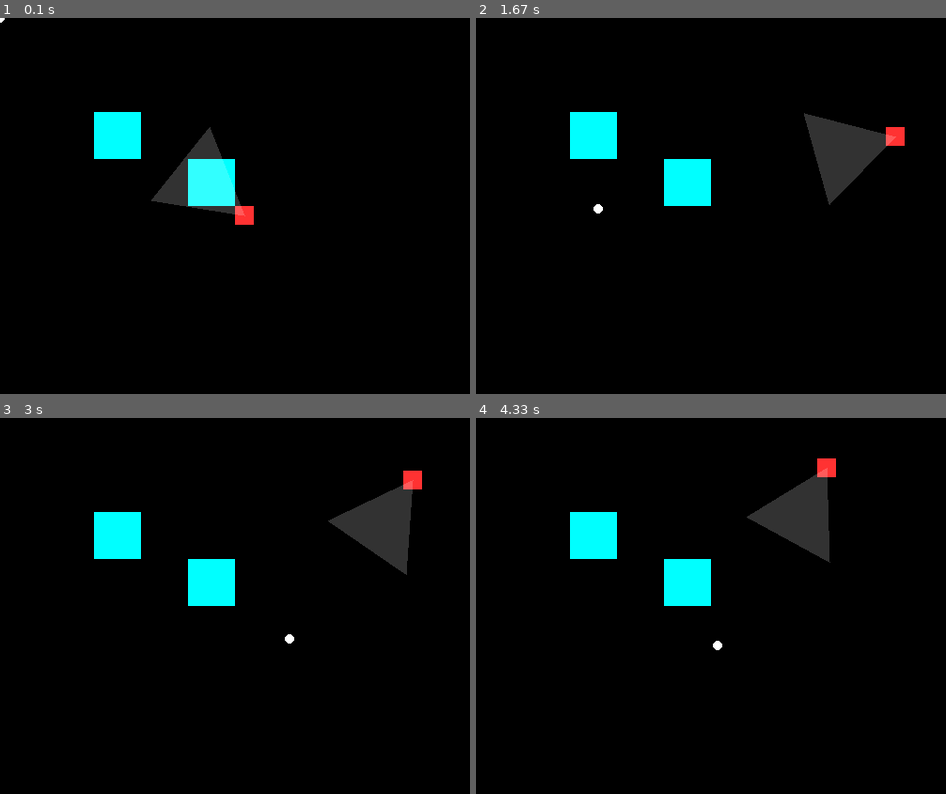
Above: before the commit, frames 1-4 (two rows, left to right).
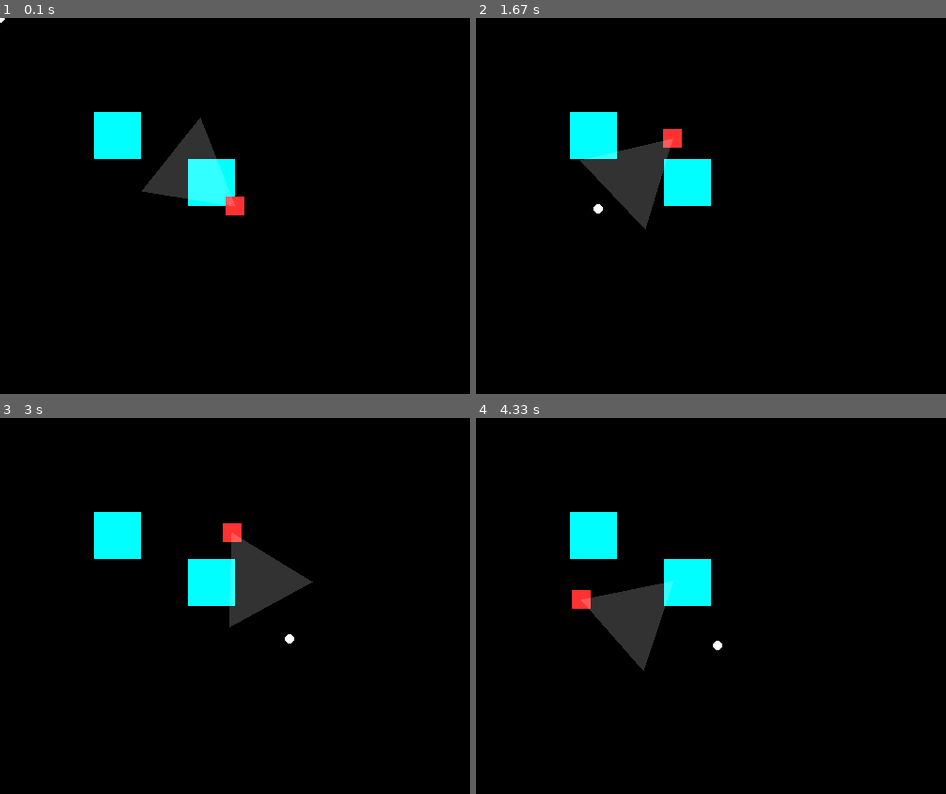
Above: after the commit, the same moments.

Repository: slalomsquid/2DShooter
Game: pygame game, started from main.py
The game is run twice, just before and just after one commit, with the same random seed, the same clock (stepped at 60 frames per second) and the same inputs.
Inputs (mouse positions are in pixels of both pictures, inside the frame that each line leads up to):
- Up to frame 1 (0.1 s): no input
- Up to frame 2 (1.67 s): hold W 0.33-0.8 s; hold Right 0.33-0.8 s; move the mouse to (692, 221) at 0.37 s; tap S at 0.83 s; hold Right 1.17-1.63 s; move the mouse to (598, 209) at 1.2 s
- Up to frame 3 (3 s): hold Up 1.67-1.97 s; move the mouse to (89, 549) at 1.7 s; hold Right 2-2.47 s; move the mouse to (305, 474) at 2.03 s; hold Left from 2.5 s (still down); move the mouse to (291, 639) at 2.53 s
- Up to frame 4 (4.33 s): release Left at 3.03 s; hold Down 3.07-3.37 s; move the mouse to (720, 478) at 3.1 s; hold Left 3.4-3.8 s; move the mouse to (598, 530) at 3.43 s; hold Up 3.83-4.2 s; move the mouse to (541, 594) at 3.87 s; hold Right from 4.23 s (still down); move the mouse to (715, 643) at 4.27 s

The runs differ from the first frame. In frame 1, 1.5% of the frame differs, in the area x 30-54%, y 26-55%; in frame 2, 4.8%, in the area x 22-92%, y 25-57%; in frame 3, 4.8%; in frame 4, 4.8%.

Commit message:
follow mouse cursor instead

Diff:
--- a/main.py
+++ b/main.py
@@ -83,13 +83,18 @@
         running = False
     if any(keys[k] for k in keybinds.up):
         # Multiply by dt to make 10 px / s
-        player.y -= player.speed * delta_time
+        # player.y -= player.speed * delta_time
+        player.x, player.y = move_at_angle(np.array([player.x, player.y]), player.rotation, player.speed * delta_time)
     if any(keys[k] for k in keybinds.down):
-        player.y += player.speed * delta_time
+        # player.y += player.speed * delta_time
+        player.x, player.y = move_at_angle(np.array([player.x, player.y]), player.rotation + 180, player.speed * delta_time)
     if any(keys[k] for k in keybinds.left):
-        player.x -= player.speed * delta_time
+        # player.x -= player.speed * delta_time
+        player.x, player.y = move_at_angle(np.array([player.x, player.y]), player.rotation - 90, player.speed * delta_time)
     if any(keys[k] for k in keybinds.right):
-        player.x += player.speed * delta_time
+        # player.x += player.speed * delta_time
+        player.x, player.y = move_at_angle(np.array([player.x, player.y]), player.rotation + 90, player.speed * delta_time)
+
 
     # Frame process logic
 
@@ -110,7 +115,7 @@
 
     # pygame.draw.polygon(screen, (255, 255, 255, 10), [(player.x + 10, player.y + 10), (player.x + 10 + view_left_dire …(219 unchanged characters)…
 
-    pygame.draw.rect(screen, player.color, (player.x, player.y, player.size_x, player.size_y))
+    pygame.draw.rect(screen, player.color, (player.x - player.size_x//2, player.y - player.size_y//2, player.size_x, player.size_y))
 
     pygame.draw.circle(screen, (255, 255, 255), mouse_pos, 5)
 
@@ -118,9 +123,9 @@
     overlay = pygame.Surface((WIDTH, HEIGHT), pygame.SRCALPHA)
 
     points = [
-        (player.x + 10, player.y + 10),
-        (player.x + 10 + view_left_direction[0]*player.view_distance, player.y + 10 + view_left_direction[1]*player.view_distance),
-        (player.x + 10 + view_right_direction[0]*player.view_distance, player.y + 10 + view_right_direction[1]*player.view_distance)
+        (player.x, player.y),
+        (player.x + view_left_direction[0]*player.view_distance, player.y + view_left_direction[1]*player.view_distance),
+        (player.x + view_right_direction[0]*player.view_distance, player.y + view_right_direction[1]*player.view_distance)
     ]
     pygame.draw.polygon(overlay, (255, 255, 255, 50), points)
 
